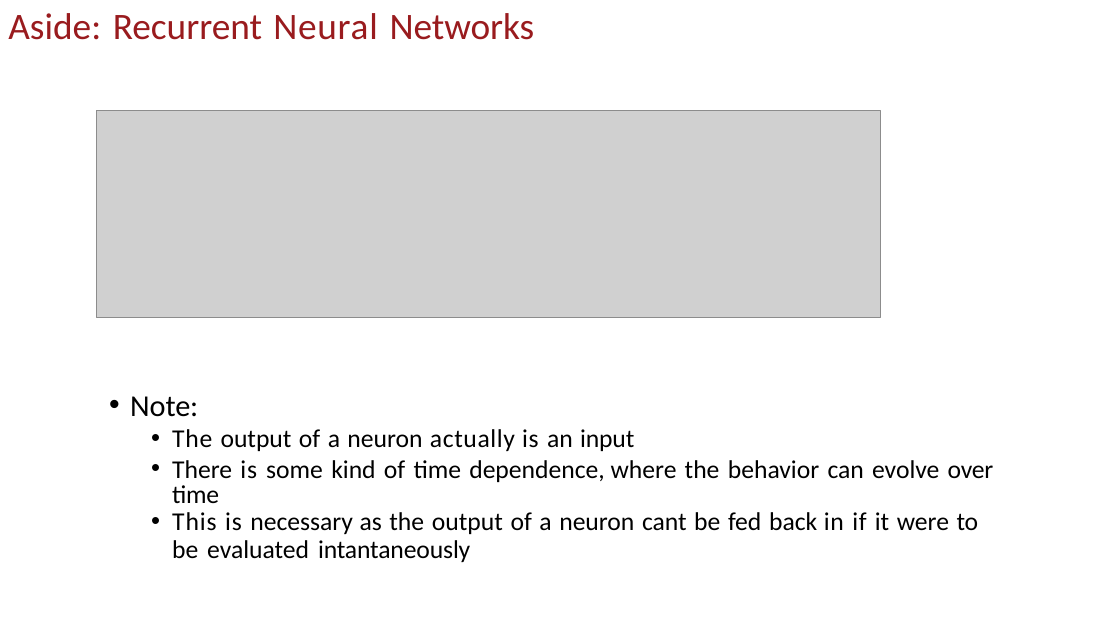
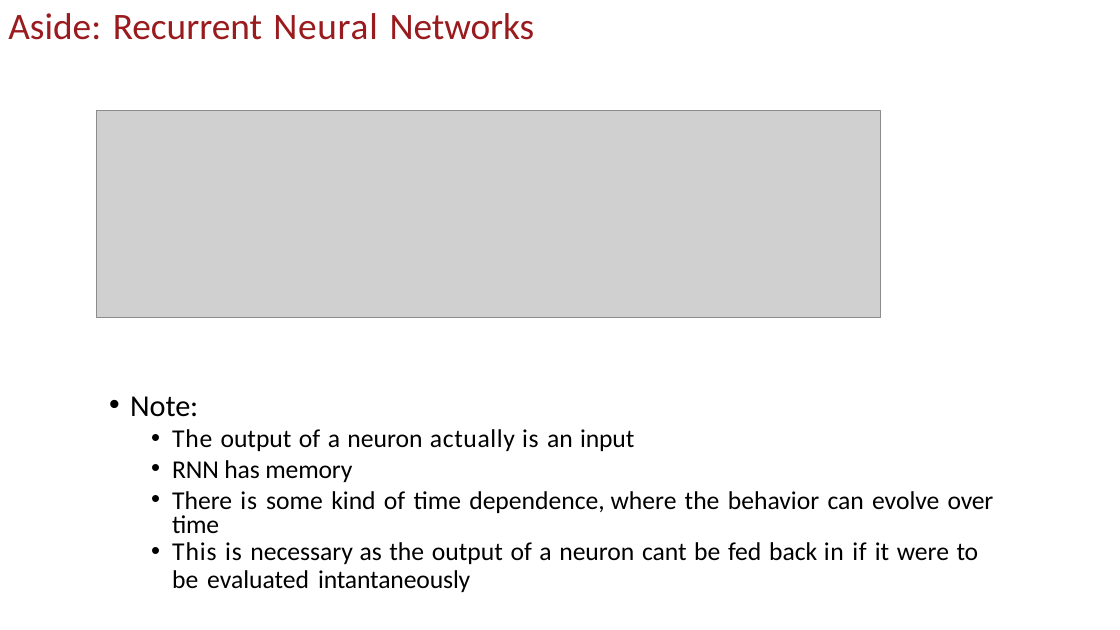
Before and after one commit to uscee105/ee105, a slide deck: slide 42 of assets/module-4-ml/mod-4-lecture-19-20-nn.pptx. Drawn at 1120x630 pixels with LibreOffice and Linux fonts; fonts in the diff are those of the drawing; grey boxes stand for pictures; background and template pictures are left out. Boxes give left, top, right and bottom in pixels: in the first picture for what was removed or moved away, otherwise in the second. Text is boxed around its words. In the diff, an @@ line names an element or a change of style, - is before the commit and + after.

```diff
--- a/assets/module-4-ml/mod-4-lecture-19-20-nn.pptx
+++ b/assets/module-4-ml/mod-4-lecture-19-20-nn.pptx
@@ text at box(172, 460, 352, 482): paragraph added @@
+  • RNN has memory
```
Also in this commit, not shown: 3 other slides changed, 2 slides added, 7 slides removed, 2 other files.
